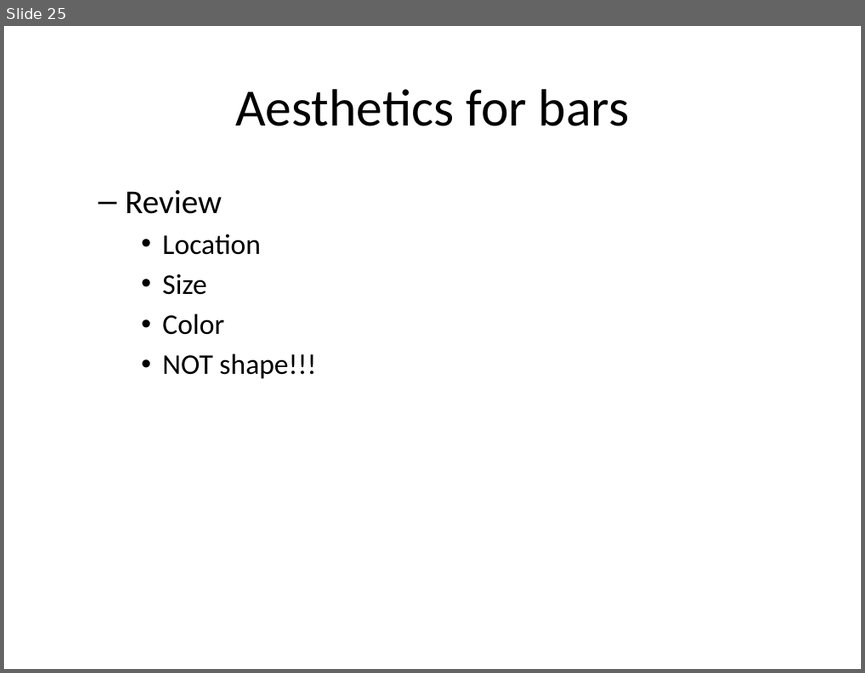
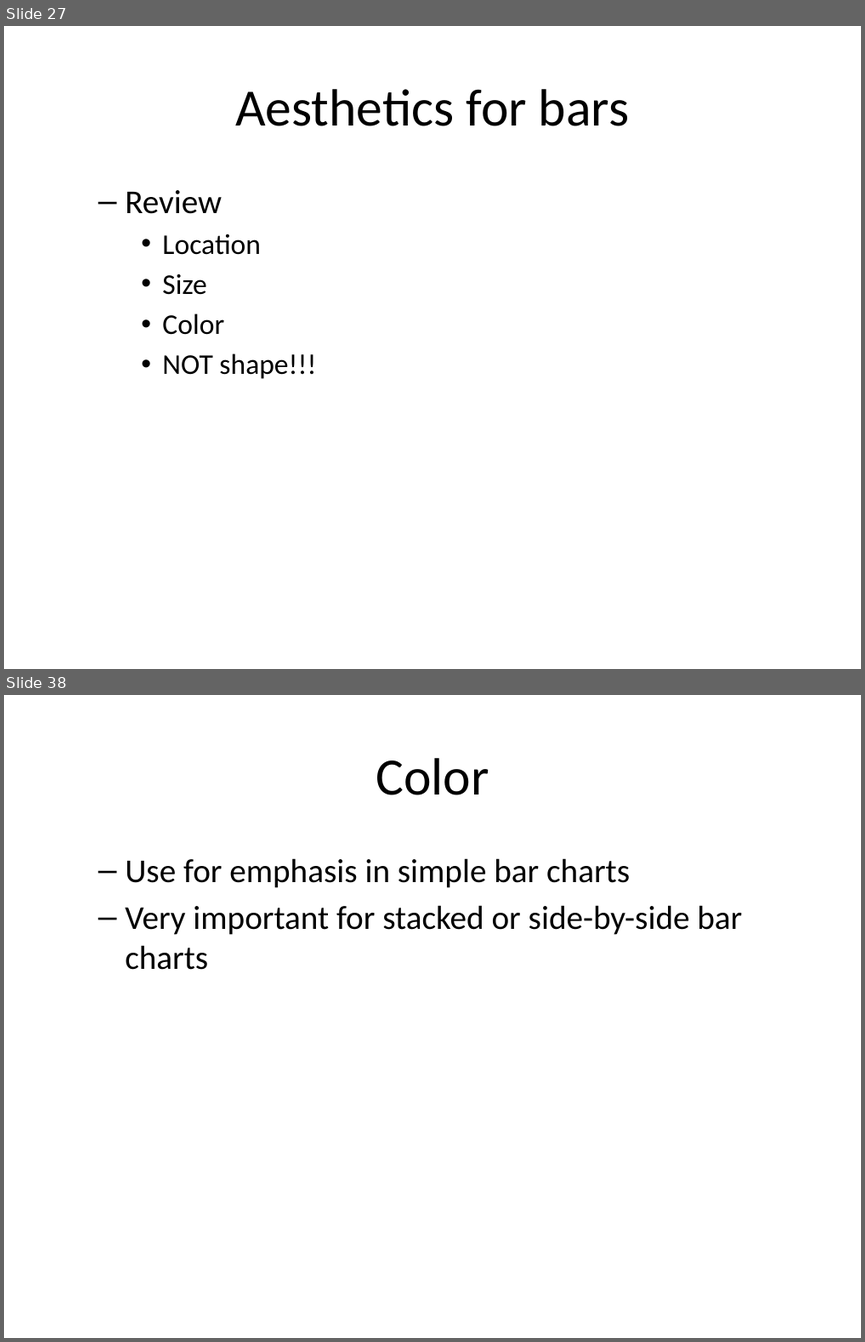
Before and after one commit to pmean/data-visualization, a slide deck: src/data-visualization-02-bars.pptx. Shown one above the other, each under a label of ours: slide 25 before the commit, slides 27 and 38 after it; the slides between them are not shown. The pictures are 865x673 and 865x1342 pixels, drawn with LibreOffice and Linux fonts; fonts in the diff are those of the drawing. Boxes give left, top, right and bottom in pixels: in the first picture for what was removed or moved away, otherwise in the second. Text is boxed around its words. In the diff, an @@ line names an element or a change of style, - is before the commit and + after.

```diff
--- a/src/data-visualization-02-bars.pptx
+++ b/src/data-visualization-02-bars.pptx
@@ slide 38 added at bbox=[4, 695, 861, 1338], background #FFFFFF @@
@@ title added at bbox=[375, 758, 488, 795], 44 pt, text #000000 @@
+Color
@@ text added at bbox=[125, 858, 742, 970], 28 pt, text #000000 @@
+  – Use for emphasis in simple bar charts
+  – Very important for stacked or side-by-side bar charts
@@ what was slide 25 is now slide 27 @@
```
Also in this commit, not shown: 2 slides changed, 32 other slides added, 13 other files.
